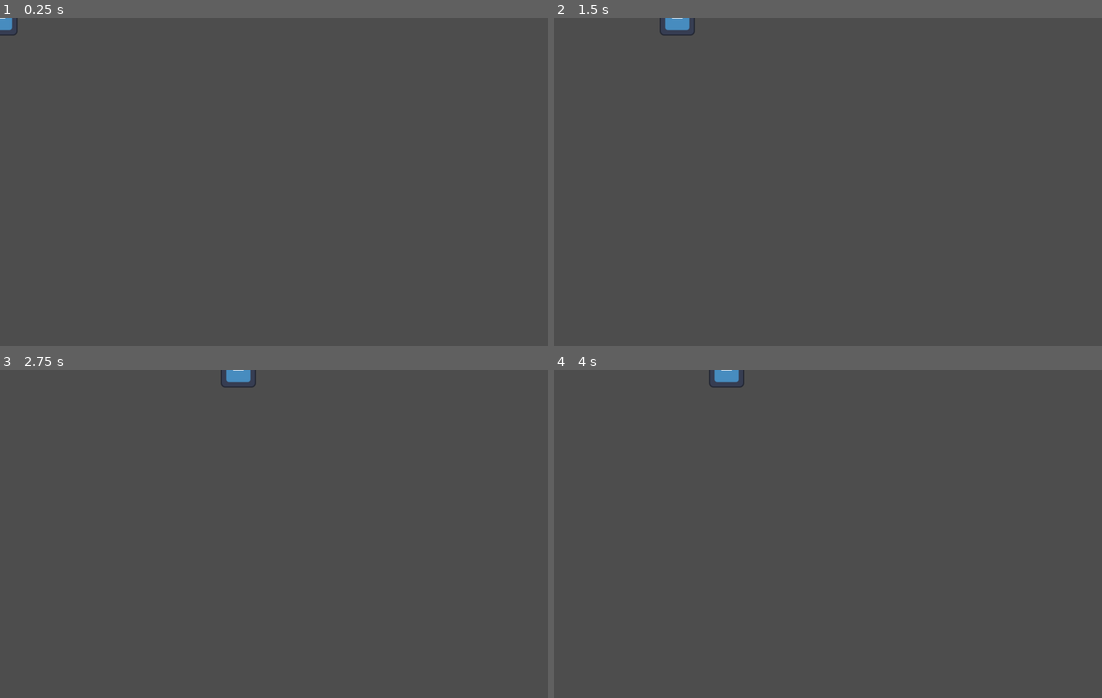
Above: before the commit, frames 1-4 (two rows, left to right).
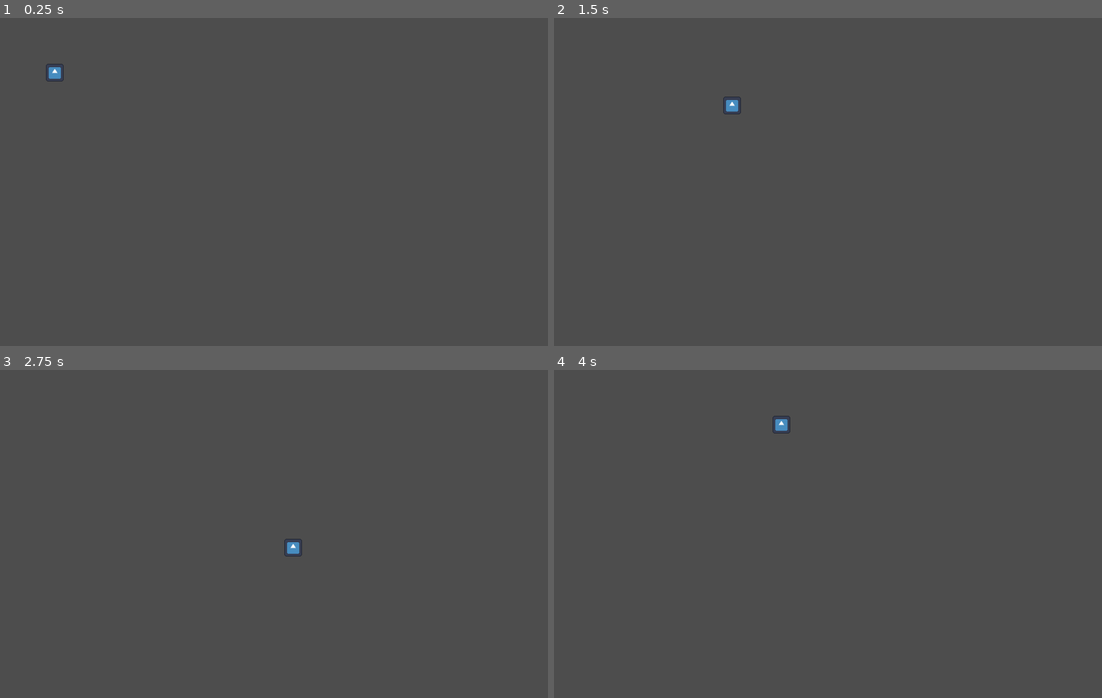
Above: after the commit, the same moments.

Repository: Victorrh68/Gordot
Game: Godot game, scene res://Character_Scene.tscn
The game is run twice, just before and just after one commit, with the same random seed, the same clock (stepped at 60 frames per second) and the same inputs. This scene is started directly instead of the project's main scene. The engine's default icon, where the game draws it, is replaced by a stand-in: a white triangle on a blue panel in a dark square.
Inputs:
- Up to frame 1 (0.25 s): no input
- Up to frame 2 (1.5 s): tap Enter (ui_accept) at 0.5, 0.6, 0.77, 1.07, 1.35 s; hold Right (ui_right) 0.53-1.28 s; hold Down (ui_down) from 1.28 s (still down)
- Up to frame 3 (2.75 s): tap Enter (ui_accept) at 1.52, 1.82, 2.1 s; release Down (ui_down) at 2.03 s; hold Right (ui_right) from 2.03 s (still down)
- Up to frame 4 (4 s): release Right (ui_right) at 2.78 s; hold Up (ui_up) 2.78-3.53 s; tap Enter (ui_accept) at 2.85, 3.02, 3.32, 3.6, 3.77 s; hold Left (ui_left) from 3.53 s (still down)

The runs differ from the first frame. In frame 1, 0.2% of the frame differs, in the area x 0-12%, y 0-20%; in frame 2, 0.3%, in the area x 19-35%, y 0-30%; in frame 3, 0.3%; in frame 4, 0.3%.

Commit message:
Blockbench Mecha is Ready!!

Diff:
--- a/Nom_Folder/2d_secen_test.tscn
+++ b/Nom_Folder/2d_secen_test.tscn
@@ -3,6 +3,7 @@
 [ext_resource type="TileSet" uid="uid://b2at6k3ou3tw7" path="res://tile_set.tres" id="1_t2gr5"]
 
 [node name="Node2D" type="Node2D"]
+position = Vector2(405, 303)
 
 [node name="TileMap" type="TileMap" parent="."]
 y_sort_enabled = true
--- a/Nom_Folder/CharacterBody2D.gd
+++ b/Nom_Folder/CharacterBody2D.gd
@@ -9,19 +9,26 @@
 
 func _physics_process(delta):
 	# Add the gravity.
-	if not is_on_floor():
-		velocity.y += gravity * delta
+	#if not is_on_floor():
+	#	velocity.y += gravity * delta
 
 	# Handle jump.
-	if Input.is_action_just_pressed("ui_accept") and is_on_floor():
-		velocity.y = JUMP_VELOCITY
+	#if Input.is_action_just_pressed("ui_accept") and is_on_floor():
+	#	velocity.y = JUMP_VELOCITY
 
 	# Get the input direction and handle the movement/deceleration.
 	# As good practice, you should replace UI actions with custom gameplay actions.
-	var direction = Input.get_axis("ui_left", "ui_right")
-	if direction:
-		velocity.x = direction * SPEED
+	var direction_x = Input.get_axis("ui_left", "ui_right")
+	var direction_y = Input.get_axis("ui_up", "ui_down")
+
+	if direction_x:
+		velocity.x = direction_x * SPEED
 	else:
 		velocity.x = move_toward(velocity.x, 0, SPEED)
 
+	if direction_y:
+		velocity.y = direction_y * SPEED
+	else:
+		velocity.y = move_toward(velocity.y, 0, SPEED)
+
 	move_and_slide()
--- a/Nom_Folder/Character_Scene.tscn
+++ b/Nom_Folder/Character_Scene.tscn
@@ -9,7 +9,8 @@
 [node name="Node2D" type="Node2D"]
 
 [node name="CharacterBody2D" type="CharacterBody2D" parent="."]
-scale = Vector2(0.5, 0.5)
+position = Vector2(100, 100)
+scale = Vector2(0.25, 0.25)
 script = ExtResource("1_xjpil")
 
 [node name="Sprite2D" type="Sprite2D" parent="CharacterBody2D"]
Binary file added: Nom_Folder/Mecha_tex.png
Not shown, removed: Nom_Folder/Práctica_9_Zangief.blend1
Not shown, removed: Nom_Folder/Práctica_9_Zangief_HD.blend1
Not shown, added: Nom_Folder/mecha1.bbmodel
